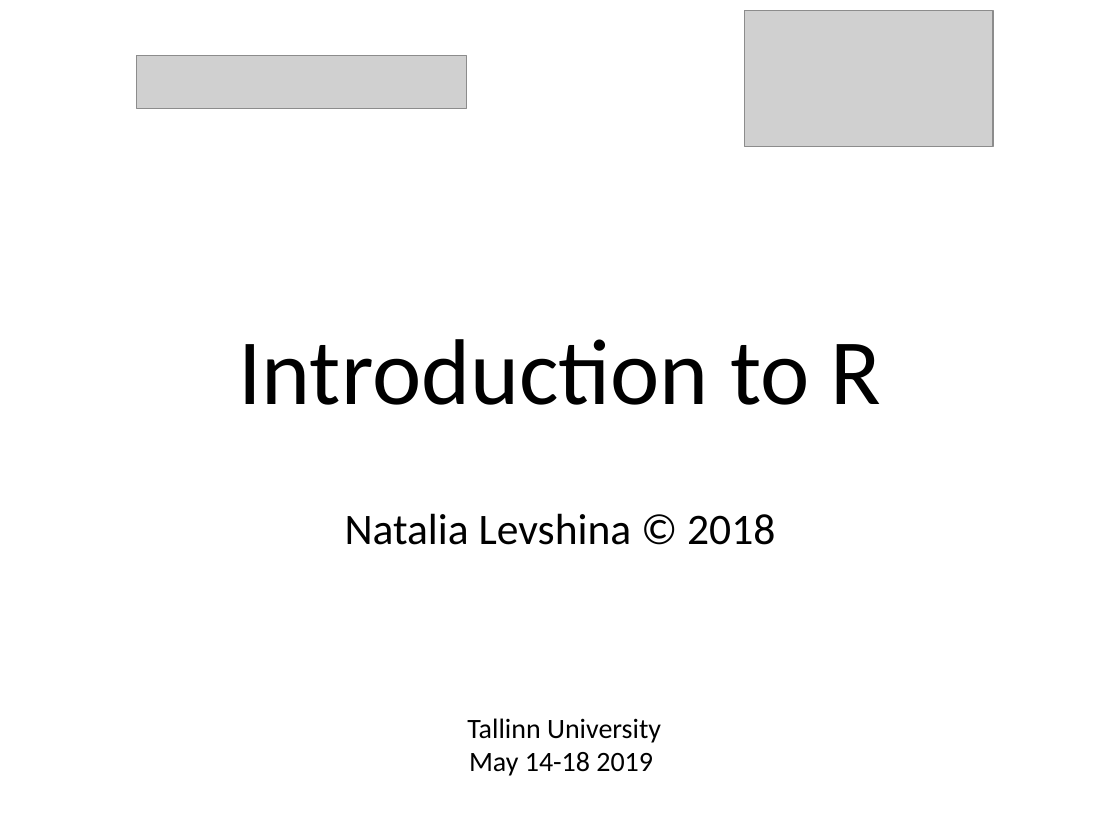
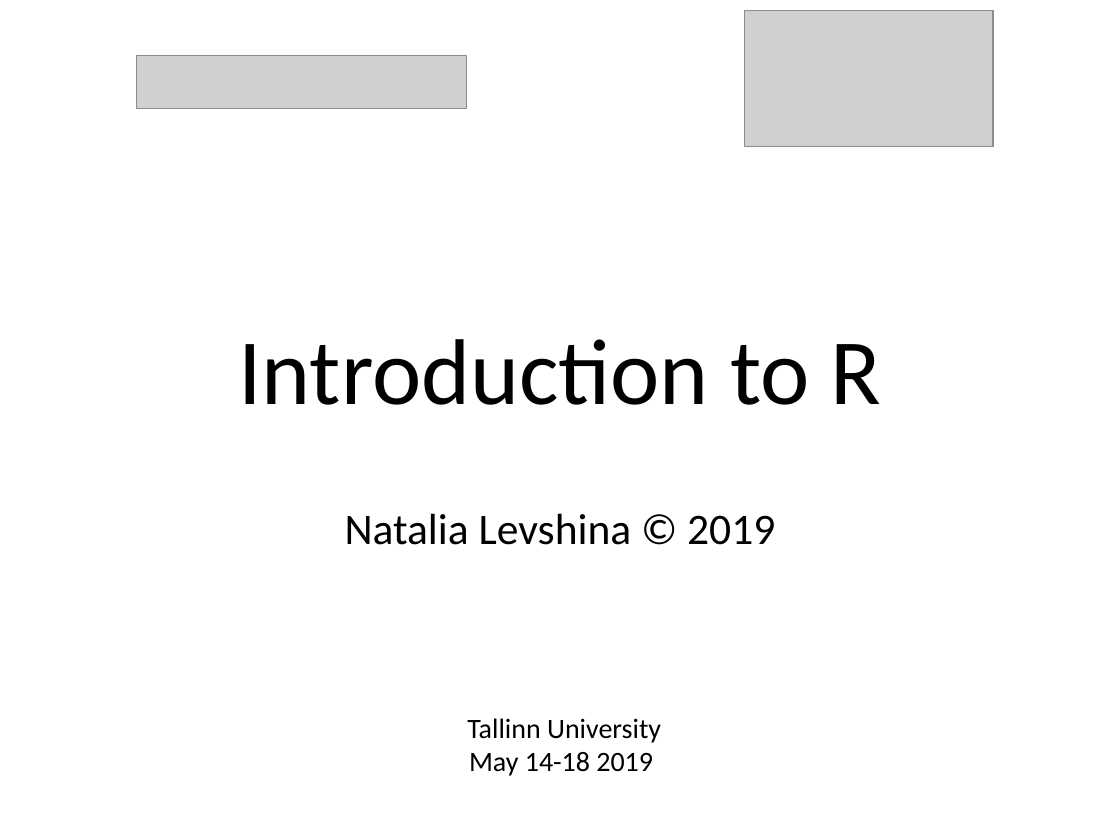
Before and after one commit to av1611/Tallinn, a slide deck: slide 1 of Intro_R_2019.pptx. Drawn at 1120x840 pixels with LibreOffice and Linux fonts; fonts in the diff are those of the drawing; grey boxes stand for pictures. Boxes give left, top, right and bottom in pixels: in the first picture for what was removed or moved away, otherwise in the second. Text is boxed around its words. In the diff, an @@ line names an element or a change of style, - is before the commit and + after.

```diff
--- a/Intro_R_2019.pptx
+++ b/Intro_R_2019.pptx
@@ subtitle at [345, 513, 775, 545]: text changed @@
-Natalia Levshina © 2018
+Natalia Levshina © 2019
```
Also in this commit, not shown: 3 other files.
